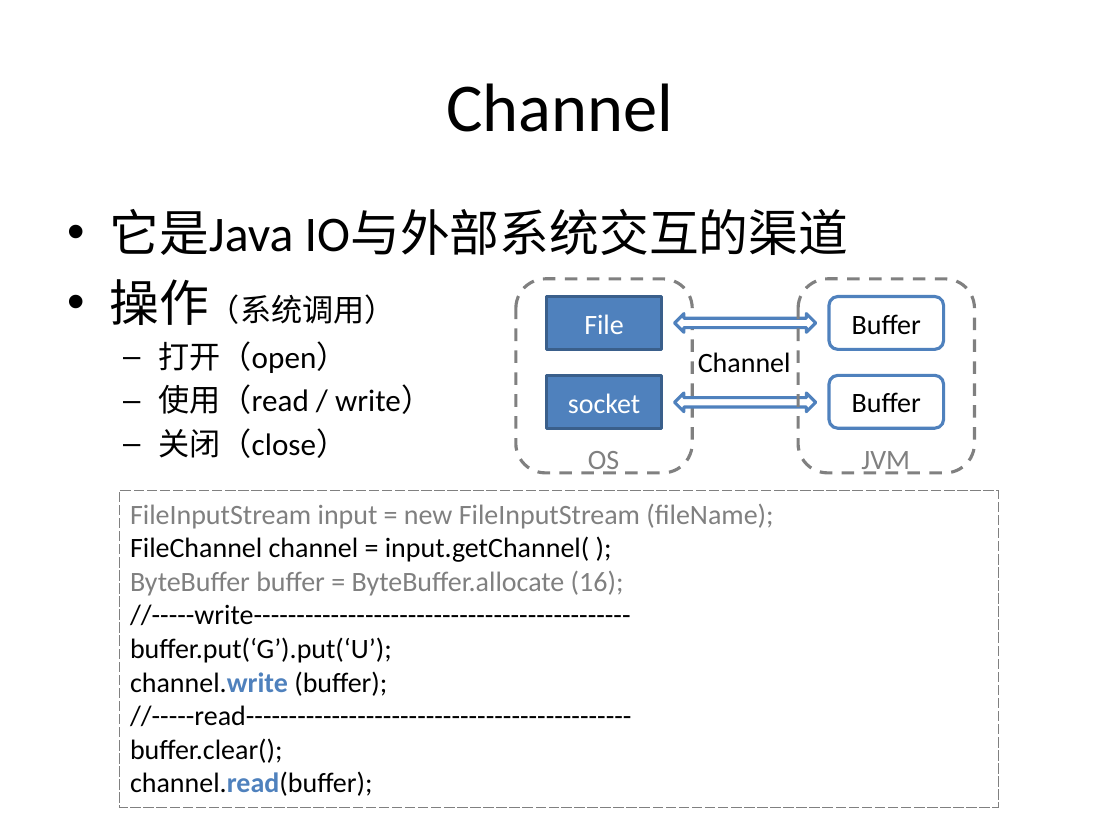
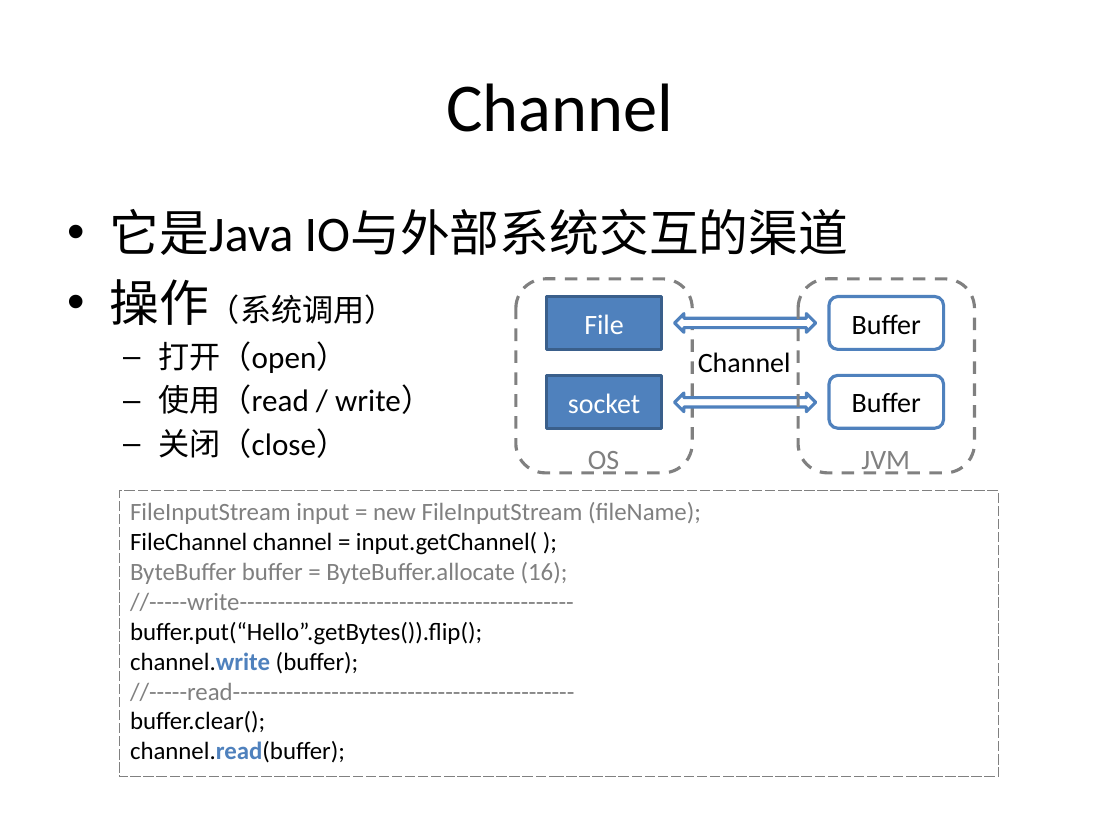
Before and after one commit to guhanjie/Knowledge-sharing, a slide deck: slide 27 of 扒一扒Java IO那些事儿.pptx. Drawn at 1120x840 pixels with LibreOffice and Linux fonts; fonts in the diff are those of the drawing. Boxes give left, top, right and bottom in pixels: in the first picture for what was removed or moved away, otherwise in the second. Text is boxed around its words. In the diff, an @@ line names an element or a change of style, - is before the commit and + after.

```diff
--- a/扒一扒Java IO那些事儿.pptx
+++ b/扒一扒Java IO那些事儿.pptx
@@ rectangle "FileInputStream input = new FileInputStream ...": place and size @@
-rectangle "FileInputStream input = new FileInputStream ..." at (119, 491, 998, 808)
+rectangle "FileInputStream input = new FileInputStream ..." at (119, 491, 998, 777)
@@ text in rectangle at (130, 502, 701, 763): size 18 to 16 pt in "FileInputStream input = new FileInputStream (fileName);", "FileChannel channel = input.getChannel( );", "ByteBuffer buffer = ByteBuffer.allocate (16);", "//-----write--------------------------------------------" and 4 more places; text colour #000000 to #808080 in "//-----write--------------------------------------------", "//-----read---------------------------------------------" @@
@@ text in rectangle at (130, 622, 482, 645): text changed; size 18 to 16 pt @@
-buffer.put(‘G’).put(‘U’);
+buffer.put(“Hello”.getBytes()).flip();
```
Also in this commit, not shown: 2 other slides changed, 9 slides added.
